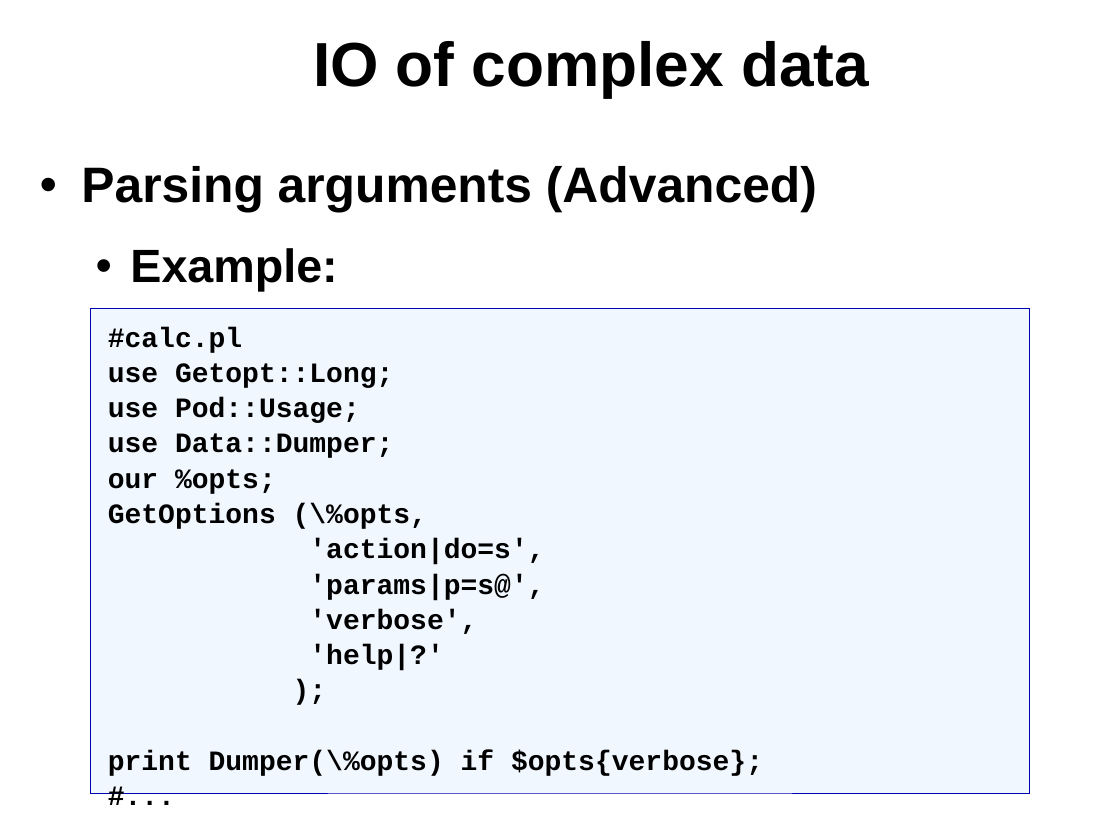
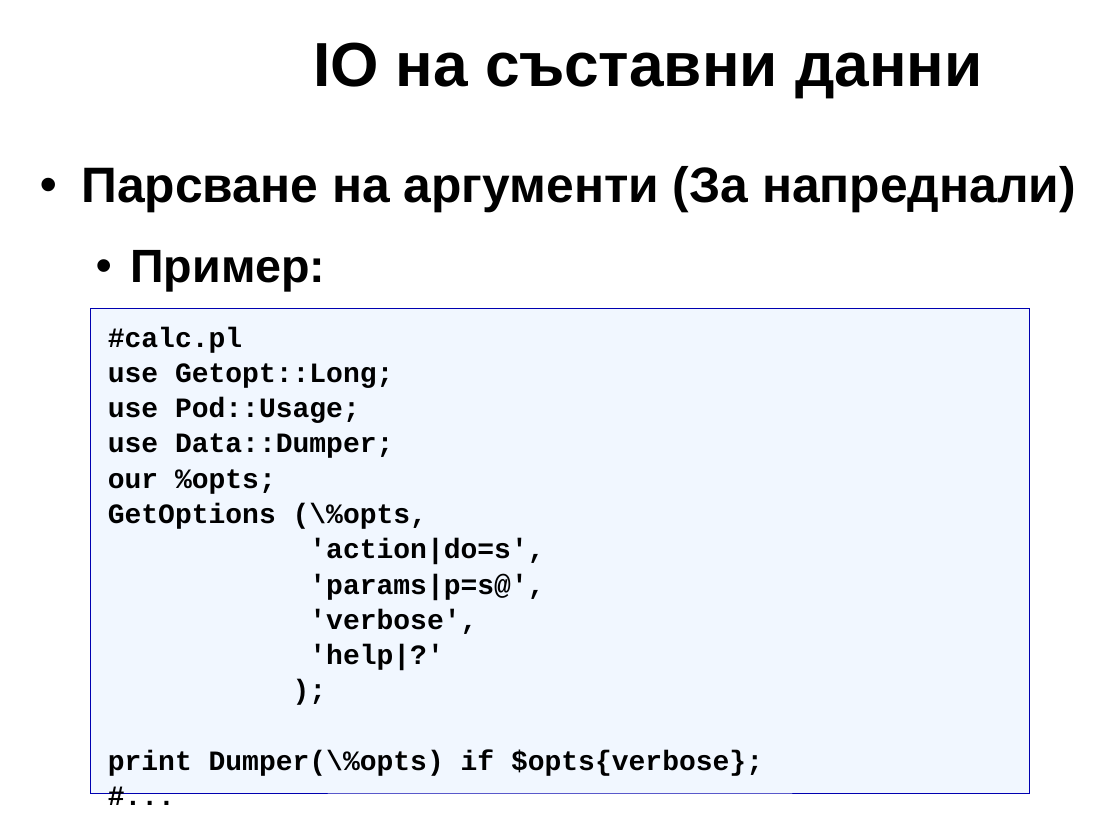
Before and after one commit to kberov/PerlProgrammingCourse, a slide deck: slide 20 of 06_io_bg.odp. Drawn at 1120x840 pixels with LibreOffice and Linux fonts; fonts in the diff are those of the drawing; background and template pictures are left out. Boxes give left, top, right and bottom in pixels: in the first picture for what was removed or moved away, otherwise in the second. Text is boxed around its words. In the diff, an @@ line names an element or a change of style, - is before the commit and + after.

```diff
--- a/06_io_bg.odp
+++ b/06_io_bg.odp
@@ title at bbox=[313, 42, 982, 97]: text changed @@
-IO of complex data
+IO на съставни данни
@@ text at bbox=[81, 166, 1076, 291]: text changed @@
-• Parsing arguments (Advanced)
-  • Example:
+• Парсване на аргументи (За напреднали)
+  • Пример:
```
Also in this commit, not shown: 25 other slides changed, 17 slides added, 17 slides removed, 2 other files.
